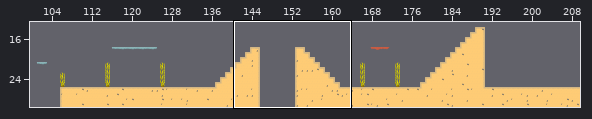
Tiled map -- assets/maps/nivel2.tmx. The first picture is a wide view before the edit; the outline marks the close-up.
Close-up. As it was:
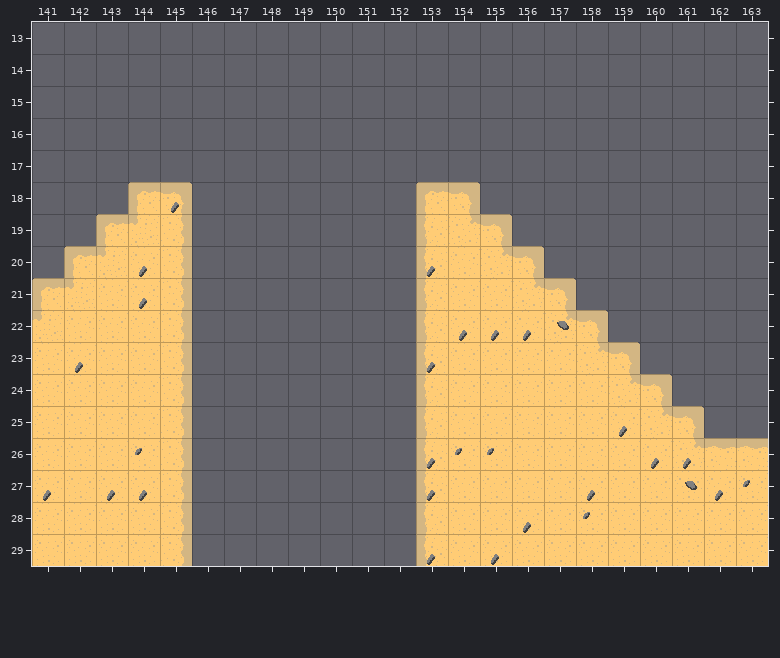
Cells are 32x32 px. Shown: x 141..163, y 13..29. The commit also changed other parts of the map, which this record leaves out.
And afterwards:
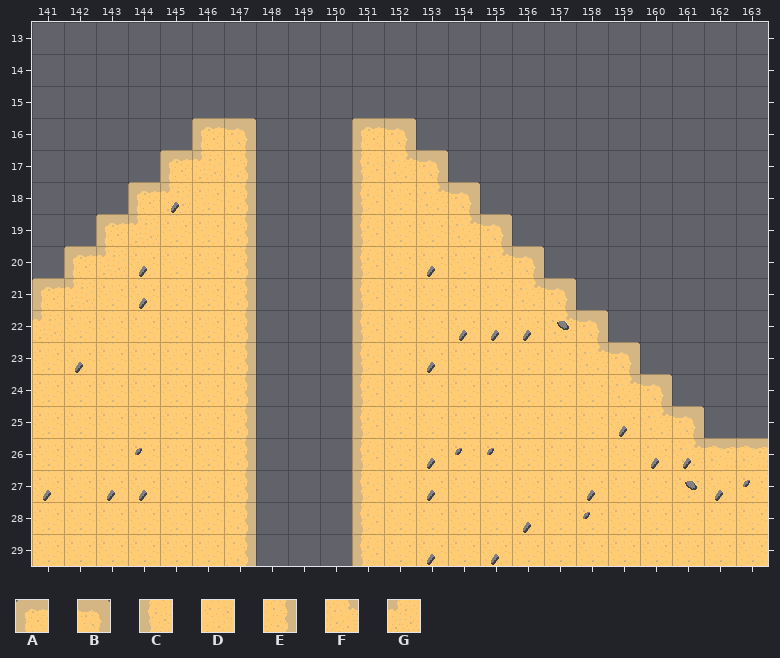
Key: from "Tiles - Beach": A 0, B 2, C 12, D 13, E 14, F 48, G 49.
_ is an empty cell.
Edits made:
{"where": "layer \"Capa de patrones 1\""}
{"y":16,"x":146,"old":"__","new":"AB"}
{"y":16,"x":151,"old":"__","new":"AB"}
{"y":17,"x":145,"old":"___","new":"AGE"}
{"y":17,"x":151,"old":"___","new":"CFB"}
{"y":18,"x":145,"old":"B__","new":"GDE"}
{"y":18,"x":151,"old":"__A","new":"CDF"}
{"y":19,"x":145,"old":"E__","new":"DDE"}
{"y":19,"x":151,"old":"__C","new":"CDD"}
{"y":20,"x":145,"old":"E__","new":"DDE"}
{"y":20,"x":151,"old":"__C","new":"CDD"}
{"y":21,"x":145,"old":"E__","new":"DDE"}
{"y":21,"x":151,"old":"__C","new":"CDD"}
{"y":22,"x":145,"old":"E__","new":"DDE"}
{"y":22,"x":151,"old":"__C","new":"CDD"}
{"y":23,"x":145,"old":"E__","new":"DDE"}
{"y":23,"x":151,"old":"__C","new":"CDD"}
{"y":24,"x":145,"old":"E__","new":"DDE"}
{"y":24,"x":151,"old":"__C","new":"CDD"}
{"y":25,"x":145,"old":"E__","new":"DDE"}
{"y":25,"x":151,"old":"__C","new":"CDD"}
{"y":26,"x":145,"old":"E__","new":"DDE"}
{"y":26,"x":151,"old":"__C","new":"CDD"}
{"y":27,"x":145,"old":"E__","new":"DDE"}
{"y":27,"x":151,"old":"__C","new":"CDD"}
{"y":28,"x":145,"old":"E__","new":"DDE"}
{"y":28,"x":151,"old":"__C","new":"CDD"}
{"y":29,"x":145,"old":"E__","new":"DDE"}
{"y":29,"x":151,"old":"__C","new":"CDD"}
